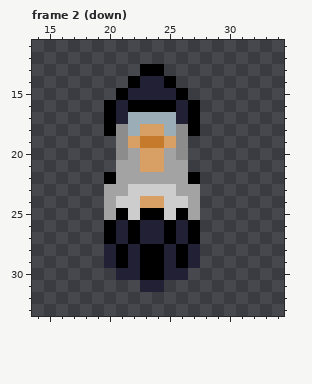
Pixel-art file -- main/trains/train_caboose.aseprite. The picture above is the old version.
48x48 pixels, 4 frames. Shown: frame 2 (down): x 14..34, y 11..33. The commit also changed other frames, which this record leaves out.
After:
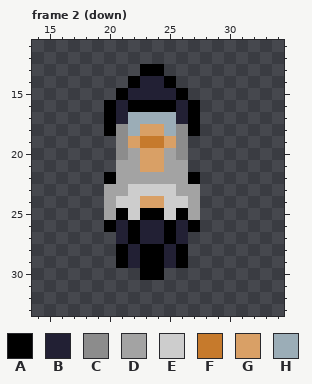
Palette (. is transparent): A #000000  B #222034  C #8c8c8c  D #a3a3a3  E #cdcdcd  F #c67a2c  G #d9a066  H #9badb7
Diff:
Frame 2 (down), layer "solid_colour":
y 27: x 20 A -> .; x 27 A -> .
y 28..29: x 20 B -> .; x 27 B -> .
y 30: x 21..22 BB -> ..; x 25..26 BB -> ..
y 31: x 23..24 BB -> ..
Boxes around the changes in both pictures, in picture pixels (x1, y1, x2, y2):
erased: (104, 232, 200, 292)
